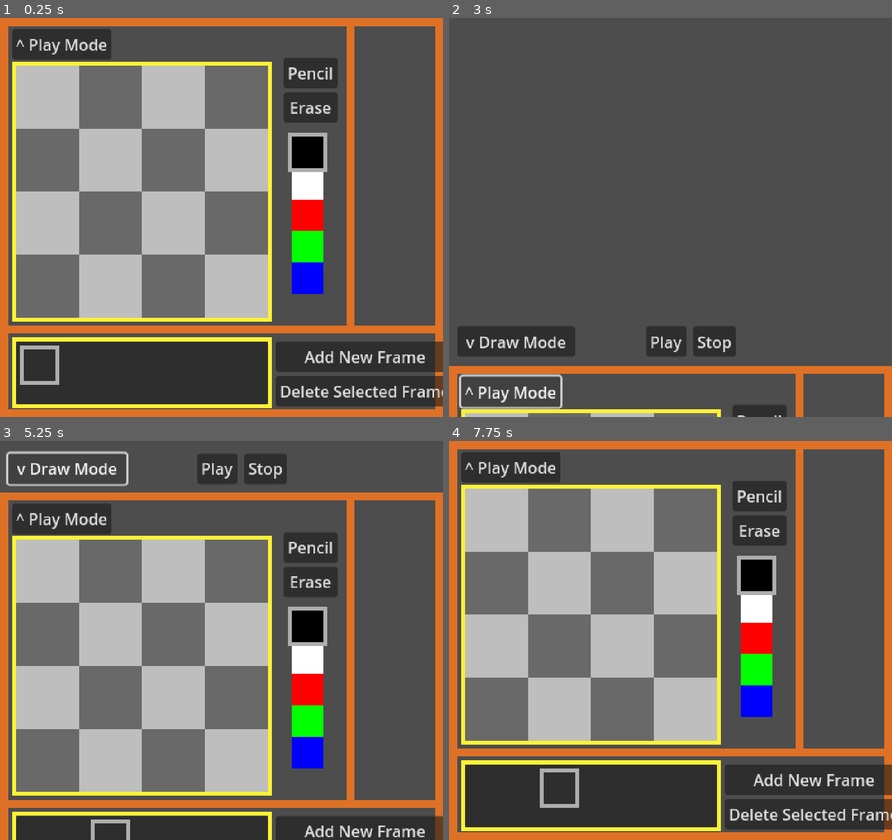
Above: before the commit, frames 1-4 (two rows, left to right).
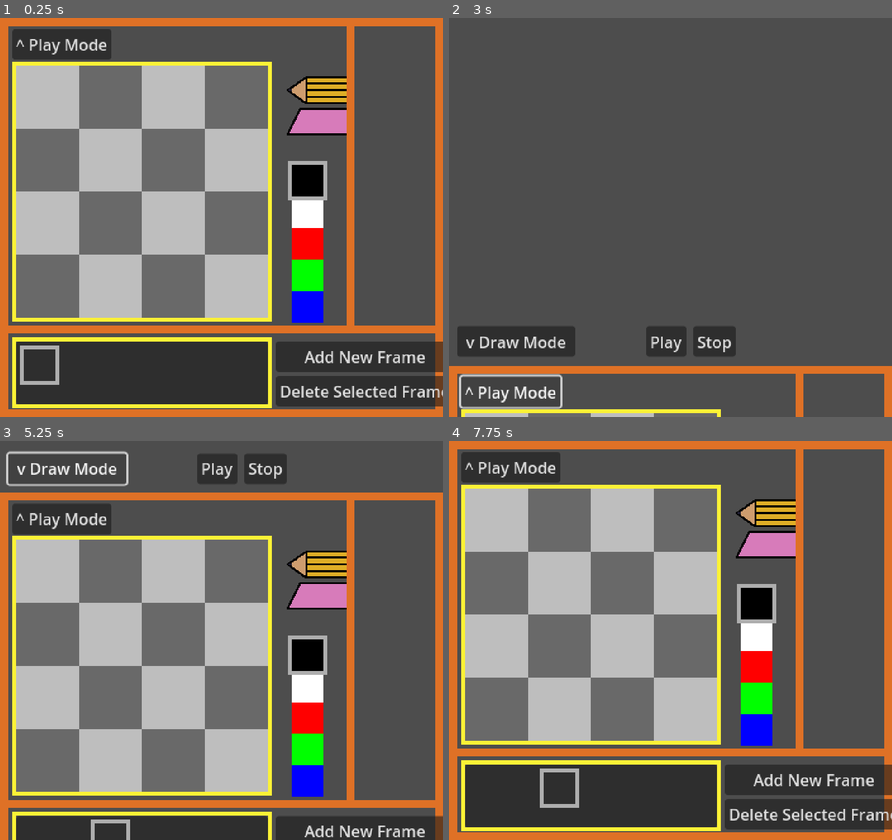
Above: after the commit, the same moments.

Repository: kennethbchen/Fireworkshop-Game
Game: Godot game, scene res://scenes/main.tscn
Two runs of this game, one before a commit and one after it. Both use one fixed random seed, a clock stepped at 60 frames per second and the inputs below. Sound files missing from this copy of the repository are replaced by a short silence.
Inputs (mouse positions are in pixels of both pictures, inside the frame that each line leads up to; where the layout moved, square brackets give the same spot in the first picture):
- Up to frame 1 (0.25 s): no input
- Up to frame 2 (3 s): click (776, 89) [759, 73] at 0.5 s; click "Add New Frame" at 1.25 s; click "Add New Frame" at 2 s; click "^ Play Mode" at 2.75 s
- Up to frame 3 (5.25 s): click "Play" at 3.5 s; click "Play" at 4.25 s; click "v Draw Mode" at 5 s
- Up to frame 4 (7.75 s): click "^ Play Mode" at 5.75 s; click "Stop" at 6.5 s; click "v Draw Mode" at 7.25 s

The runs differ from the first frame. In frame 1, 6.0% of the frame differs, in the area x 64-79%, y 10-77%; in frame 2, 0.4%; in frame 3, 5.9%; in frame 4, 6.0%.

Commit message:
Implemented basic pencil and eraser buttons

Diff:
--- a/scenes/main.tscn
+++ b/scenes/main.tscn
@@ -11,13 +11,21 @@
 [ext_resource type="Script" path="res://scripts/tools/eraser_tool.gd" id="4_x4p8e"]
 [ext_resource type="Script" path="res://scripts/firework_controller.gd" id="6_11r1j"]
 [ext_resource type="Script" path="res://scripts/swatch_picker.gd" id="6_f3tm5"]
+[ext_resource type="Texture2D" uid="uid://bdadtlhc46gtg" path="res://sprites/pencil_button/pencil_button_normal.png" id="6_lgtbe"]
 [ext_resource type="Texture2D" uid="uid://c8pmswn2xmwgj" path="res://sprites/ui.png" id="7_kl15m"]
+[ext_resource type="Texture2D" uid="uid://bikaxsgews3sj" path="res://sprites/pencil_button/pencil_button_pressed.png" id="7_njtke"]
+[ext_resource type="Texture2D" uid="uid://jeb7kvyq6m03" path="res://sprites/pencil_button/pencil_button_hover.png" id="8_bvipi"]
 [ext_resource type="Script" path="res://scripts/flipbook_navigator.gd" id="9_2c0ij"]
+[ext_resource type="Texture2D" uid="uid://bq6gi7cwviqm4" path="res://sprites/eraser_button/eraser_button_normal.png" id="9_slqom"]
+[ext_resource type="Texture2D" uid="uid://cv55iteip4y4s" path="res://sprites/eraser_button/eraser_button_pressed.png" id="10_1ouoa"]
 [ext_resource type="SpriteFrames" uid="uid://4gq64comsfex" path="res://animations/firework_rocket_1.tres" id="10_3sbcr"]
 [ext_resource type="PackedScene" uid="uid://b4biwa2ciins5" path="res://scenes/firework.tscn" id="10_7vwu2"]
+[ext_resource type="Texture2D" uid="uid://bfsrgio434vfa" path="res://sprites/eraser_button/eraser_button_hover.png" id="11_p5osm"]
 [ext_resource type="AudioStream" uid="uid://bid0wb4vheshh" path="res://audio/firework_launch/launch_1.wav" id="11_ptbiw"]
 [ext_resource type="AudioStream" uid="uid://cn4ww8mi2xb1n" path="res://audio/firework_explosion/explosion_1.wav" id="12_scx8a"]
 [ext_resource type="SpriteFrames" uid="uid://c6amhny3q5yl7" path="res://animations/sample_explosion.tres" id="12_wq1f7"]
+
+[sub_resource type="StyleBoxEmpty" id="StyleBoxEmpty_vhad2"]
 
 [sub_resource type="StyleBoxFlat" id="StyleBoxFlat_tom0t"]
 bg_color = Color(1, 1, 1, 0)
@@ -80,28 +88,47 @@
 offset_bottom = 1.0
 script = ExtResource("4_swyph")
 
-[node name="Tools" type="VBoxContainer" parent="CreateModeUI"]
-offset_left = 288.0
-offset_top = 40.0
-offset_right = 343.0
-offset_bottom = 106.0
-
-[node name="PencilButton" type="Button" parent="CreateModeUI/Tools"]
-layout_mode = 2
-text = "Pencil"
-
-[node name="EraserButton" type="Button" parent="CreateModeUI/Tools"]
-layout_mode = 2
-text = "Erase
-"
+[node name="ToolVisibilityClip" type="Panel" parent="CreateModeUI"]
+clip_contents = true
+offset_left = 276.0
+offset_top = 37.0
+offset_right = 352.0
+offset_bottom = 140.0
+theme_override_styles/panel = SubResource("StyleBoxEmpty_vhad2")
+
+[node name="Tools" type="VBoxContainer" parent="CreateModeUI/ToolVisibilityClip"]
+layout_mode = 1
+anchors_preset = 8
+anchor_left = 0.5
+anchor_top = 0.5
+anchor_right = 0.5
+anchor_bottom = 0.5
+offset_left = -23.0
+offset_top = -30.0
+offset_right = 62.0
+offset_bottom = 30.0
+grow_horizontal = 2
+grow_vertical = 2
+
+[node name="PencilButton" type="TextureButton" parent="CreateModeUI/ToolVisibilityClip/Tools"]
+layout_mode = 2
+texture_normal = ExtResource("6_lgtbe")
+texture_pressed = ExtResource("7_njtke")
+texture_hover = ExtResource("8_bvipi")
+
+[node name="EraserButton" type="TextureButton" parent="CreateModeUI/ToolVisibilityClip/Tools"]
+layout_mode = 2
+texture_normal = ExtResource("9_slqom")
+texture_pressed = ExtResource("10_1ouoa")
+texture_hover = ExtResource("11_p5osm")
 
 [node name="SwatchPicker" type="Control" parent="CreateModeUI"]
 layout_mode = 3
 anchors_preset = 0
 offset_left = 296.0
-offset_top = 120.0
+offset_top = 149.0
 offset_right = 296.0
-offset_bottom = 120.0
+offset_bottom = 149.0
 script = ExtResource("6_f3tm5")
 colors = Array[Color]([Color(0, 0, 0, 1), Color(1, 1, 1, 1), Color(1, 0, 0, 1), Color(0, 1, 0, 1), Color(0, 0, 1, 1)])
 
@@ -289,8 +316,8 @@
 [node name="EraserTool" type="Node" parent="PlayerControls"]
 script = ExtResource("4_x4p8e")
 
-[connection signal="pressed" from="CreateModeUI/Tools/PencilButton" to="PlayerControls" method="change_tool_from_name" binds= ["pencil"]]
-[connection signal="pressed" from="CreateModeUI/Tools/EraserButton" to="PlayerControls" method="change_tool_from_name" binds= ["eraser"]]
+[connection signal="pressed" from="CreateModeUI/ToolVisibilityClip/Tools/PencilButton" to="PlayerControls" method="change_tool_from_name" binds= ["pencil"]]
+[connection signal="pressed" from="CreateModeUI/ToolVisibilityClip/Tools/EraserButton" to="PlayerControls" method="change_tool_from_name" binds= ["eraser"]]
 [connection signal="pressed" from="CreateModeUI/FlipbookFrameControls/VBoxContainer/AddFrameButton" to="PlayerData" method="append_new_frame"]
 [connection signal="pressed" from="CreateModeUI/FlipbookFrameControls/VBoxContainer/DeleteSelectedFrameButton" to="PlayerData" method="delete_frame"]
 [connection signal="pressed" from="CreateModeUI/PlayModeButton" to="Camera2D" method="goto_play_mode"]
Not shown: 1 places in scenes/main.tscn that only renumber resources
Binary file added: sprites/eraser_button/eraser_button_hover.png
Not shown, added: sprites/eraser_button/eraser_button_hover.png.import
Binary file added: sprites/eraser_button/eraser_button_normal.png
Not shown, added: sprites/eraser_button/eraser_button_normal.png.import
Binary file added: sprites/eraser_button/eraser_button_pressed.png
Not shown, added: sprites/eraser_button/eraser_button_pressed.png.import
Binary file added: sprites/pencil_button/pencil_button_hover.png
Not shown, added: sprites/pencil_button/pencil_button_hover.png.import
Binary file added: sprites/pencil_button/pencil_button_normal.png
Not shown, added: sprites/pencil_button/pencil_button_normal.png.import
Binary file added: sprites/pencil_button/pencil_button_pressed.png
(and 1 more such lines)
